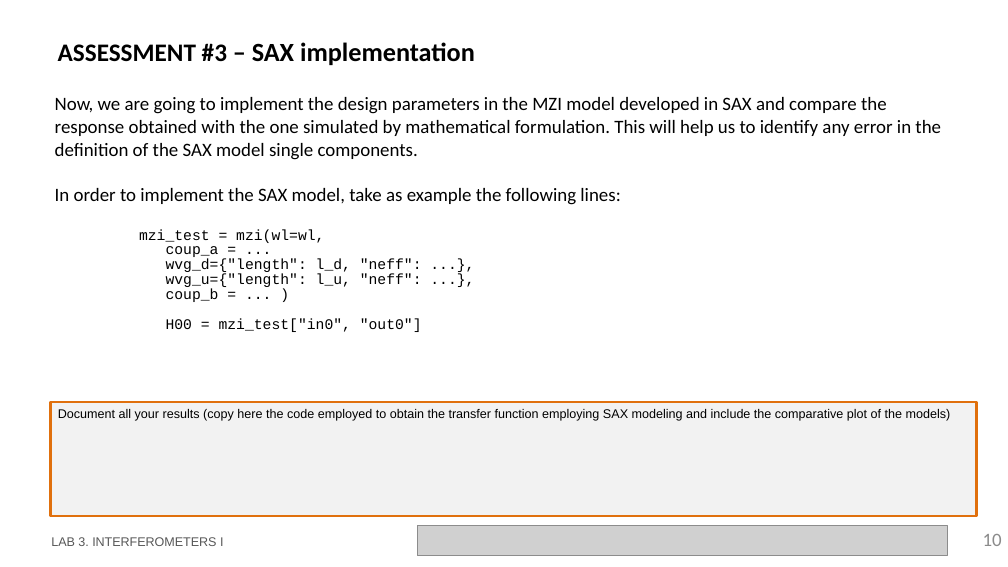
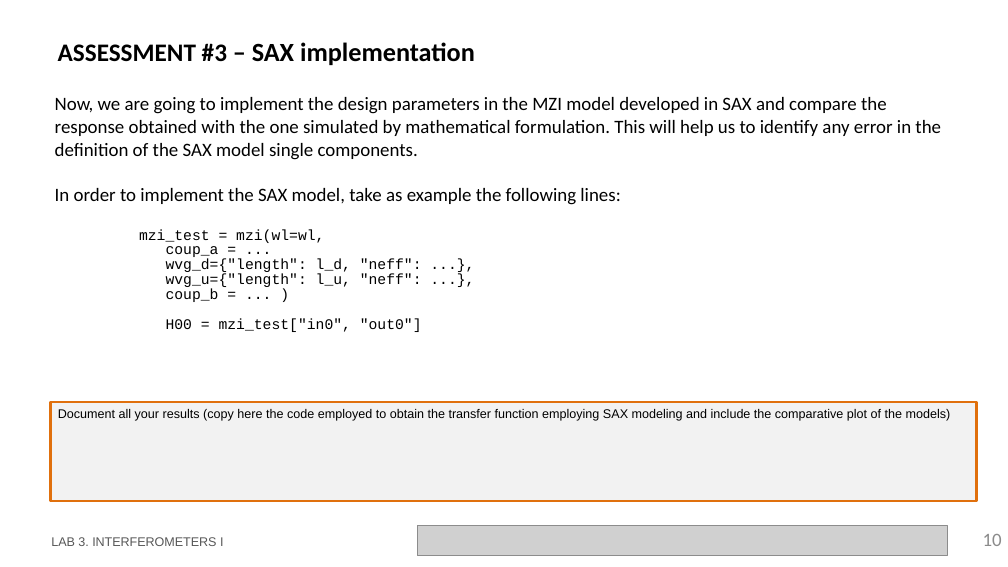
Before and after one commit to snacmuo/pic-upv-lab3, a slide deck: slide 10 of LabBook_3.pptx. Drawn at 1008x567 pixels with LibreOffice and Linux fonts; fonts in the diff are those of the drawing; grey boxes stand for pictures; background and template pictures are left out. Boxes give left, top, right and bottom in pixels: in the first picture for what was removed or moved away, otherwise in the second. Text is boxed around its words. In the diff, an @@ line names an element or a change of style, - is before the commit and + after.

```diff
--- a/LabBook_3.pptx
+++ b/LabBook_3.pptx
@@ rectangle "Document all your results (copy ...": place and size @@
-rectangle "Document all your results (copy ..." at [51,402,977,516]
+rectangle "Document all your results (copy ..." at [51,402,977,501]
```
Also in this commit, not shown: 3 other slides changed, 5 slides added, 1 other file.
